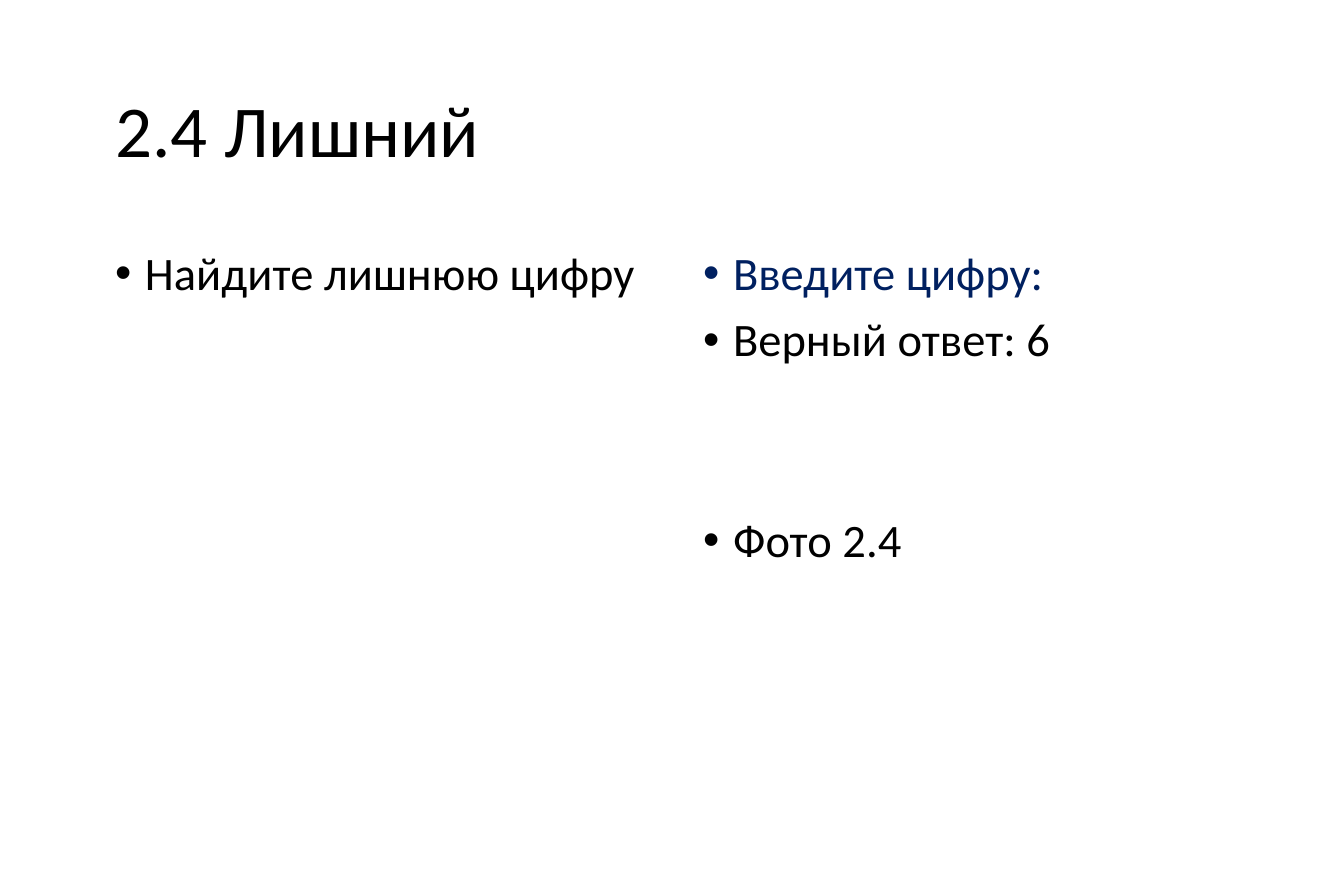
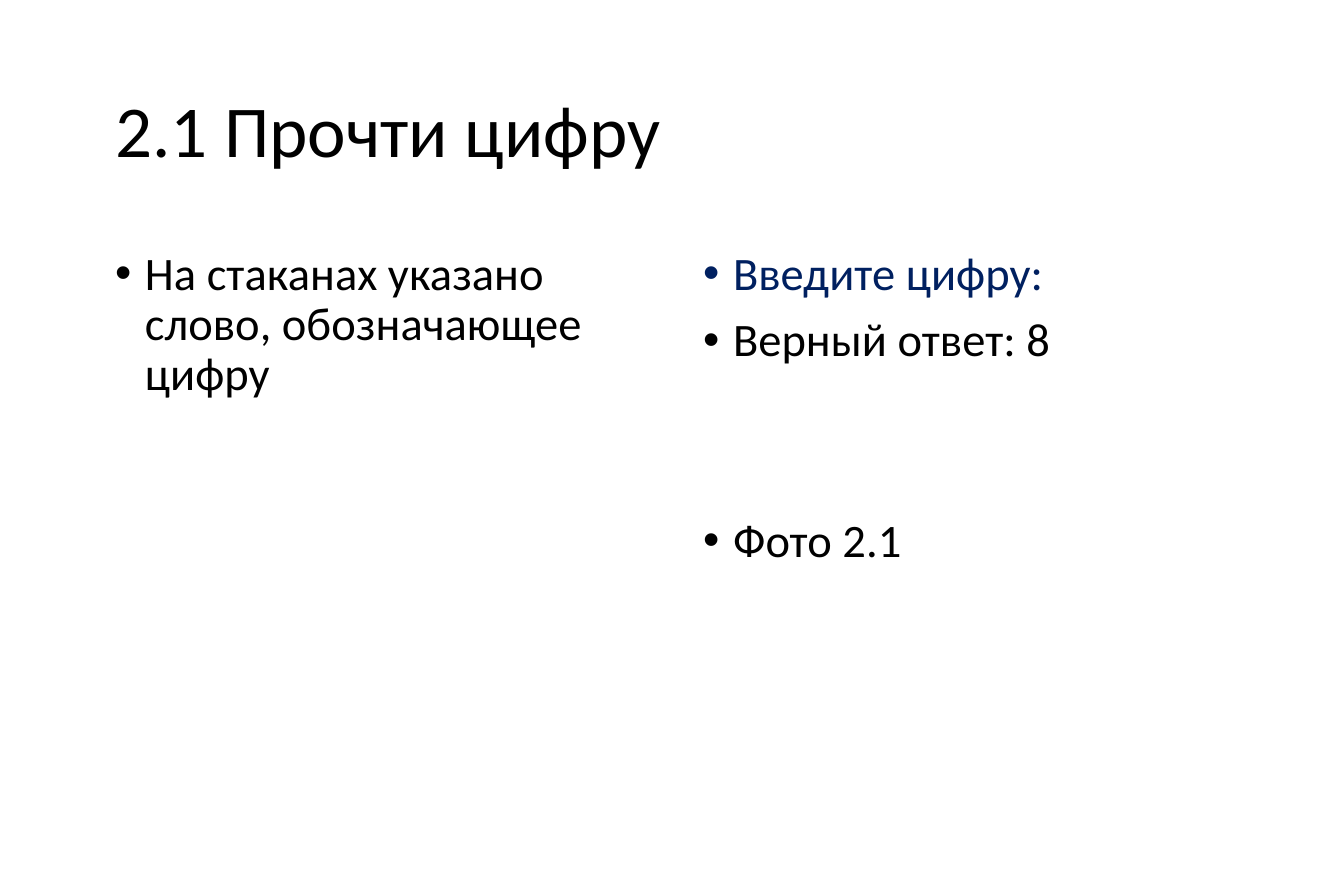
Before and after one commit to vvaassiihhaa/masha, a slide deck: slide 4 of КВЕСТ/Kvest 2706.pptx (slide 8 before the commit). Drawn at 1344x896 pixels with LibreOffice and Linux fonts; fonts in the diff are those of the drawing. Boxes give left, top, right and bottom in pixels: in the first picture for what was removed or moved away, otherwise in the second. Text is boxed around its words. In the diff, an @@ line names an element or a change of style, - is before the commit and + after.

```diff
--- a/КВЕСТ/Kvest 2706.pptx
+++ b/КВЕСТ/Kvest 2706.pptx
@@ title at bbox=[115, 107, 661, 169]: text changed @@
-2.4 Лишний
+2.1 Прочти цифру
@@ text at bbox=[145, 260, 581, 398]: text changed @@
-• Найдите лишнюю цифру
+• На стаканах указано слово, обозначающее цифру
@@ text at bbox=[733, 324, 1050, 558]: text changed @@
-• Верный ответ: 6
-• Фото 2.4
+• Верный ответ: 8
+• Фото 2.1
```
Also in this commit, not shown: 14 other slides changed, 1 slide added, 4 slides removed, 1 other file.
